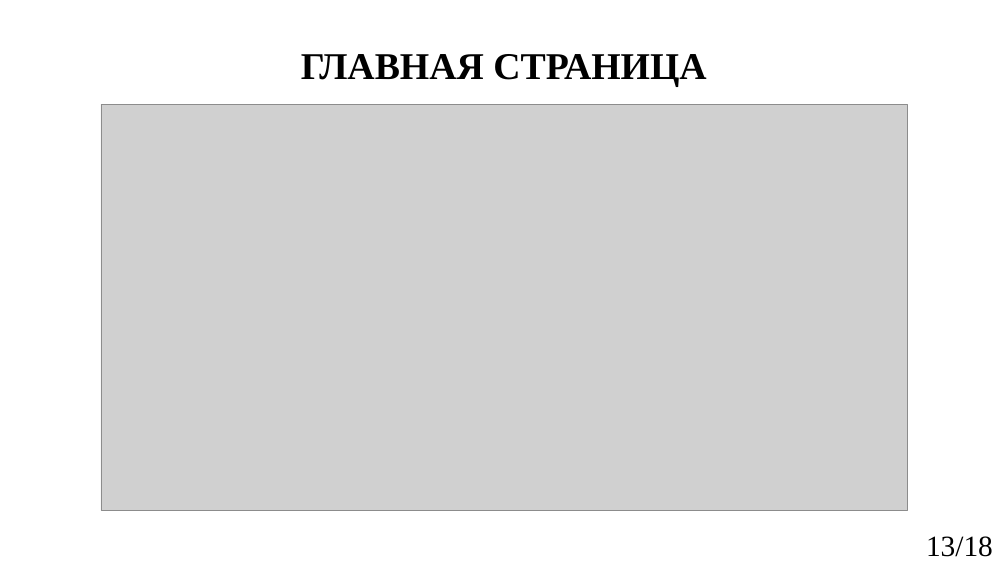
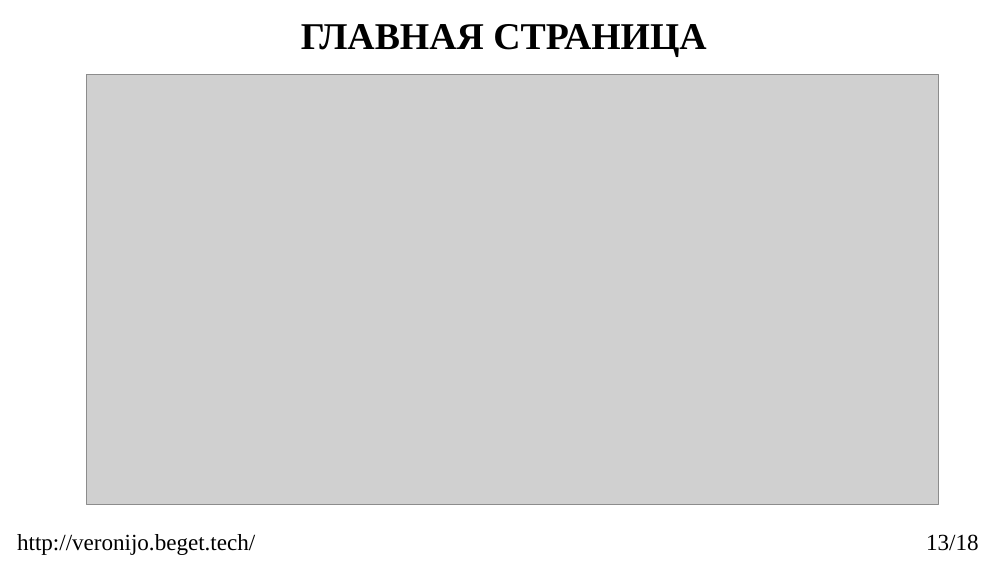
Before and after one commit to wbogatyrewa/EVoting, a slide deck: slide 13 of reports/2023_403_БогатыреваВО_slides.pptx. Drawn at 1008x567 pixels with LibreOffice and Linux fonts; fonts in the diff are those of the drawing; grey boxes stand for pictures. Boxes give left, top, right and bottom in pixels: in the first picture for what was removed or moved away, otherwise in the second. Text is boxed around its words. In the diff, an @@ line names an element or a change of style, - is before the commit and + after.

```diff
--- a/reports/2023_403_БогатыреваВО_slides.pptx
+++ b/reports/2023_403_БогатыреваВО_slides.pptx
@@ title "ГЛАВНАЯ СТРАНИЦА": place and size @@
-title "ГЛАВНАЯ СТРАНИЦА" at <box>301,54,706,87</box>
+title "ГЛАВНАЯ СТРАНИЦА" at <box>301,24,706,57</box>
@@ picture: place and size @@
-picture at <box>101,104,907,511</box>
+picture at <box>86,74,939,504</box>
@@ text added at <box>17,534,255,555</box>, 22 pt, text #000000 @@
+http://veronijo.beget.tech/
@@ text "13/18" at <box>926,534,979,551</box>: size 28 to 22 pt @@
```
Also in this commit, not shown: 16 other slides changed, 1 other file.
